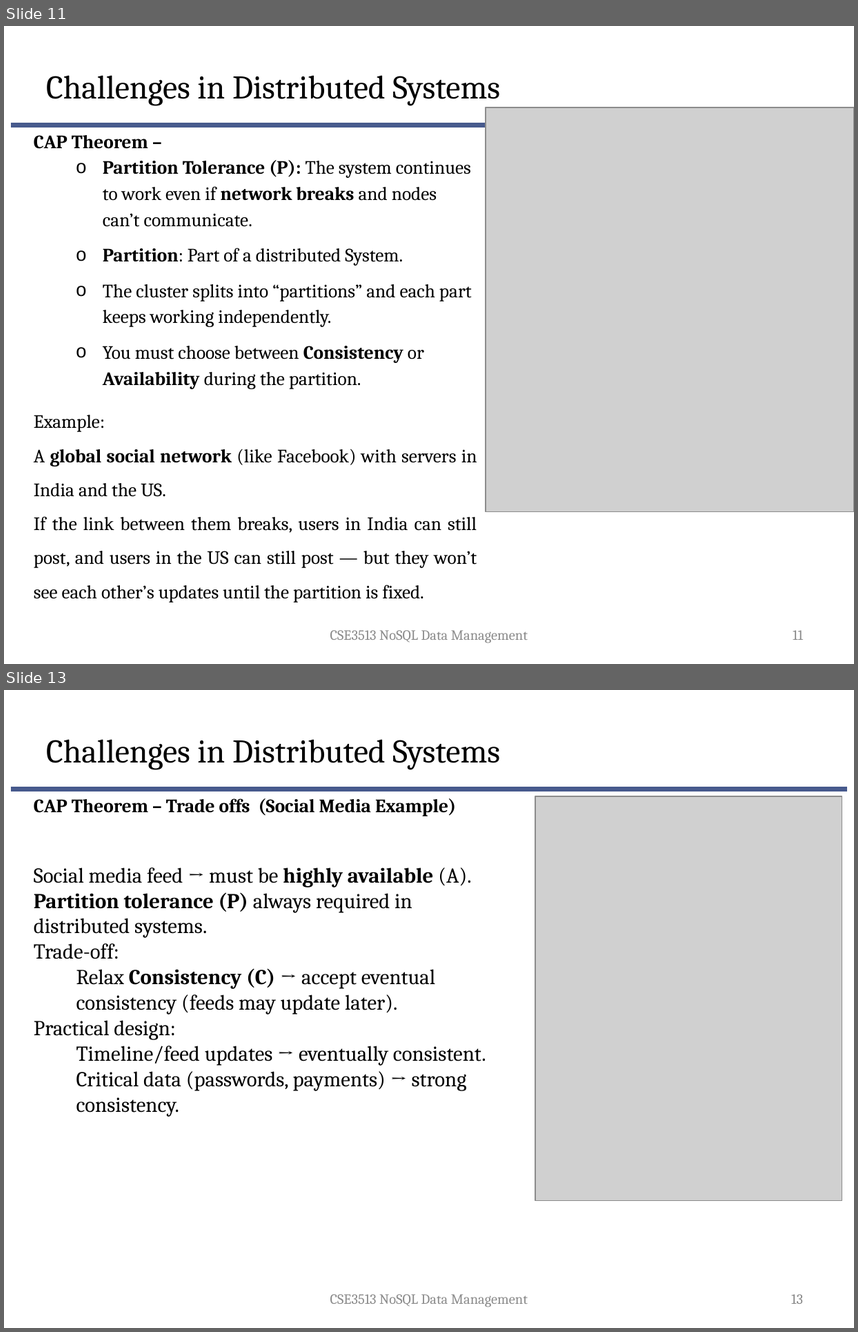
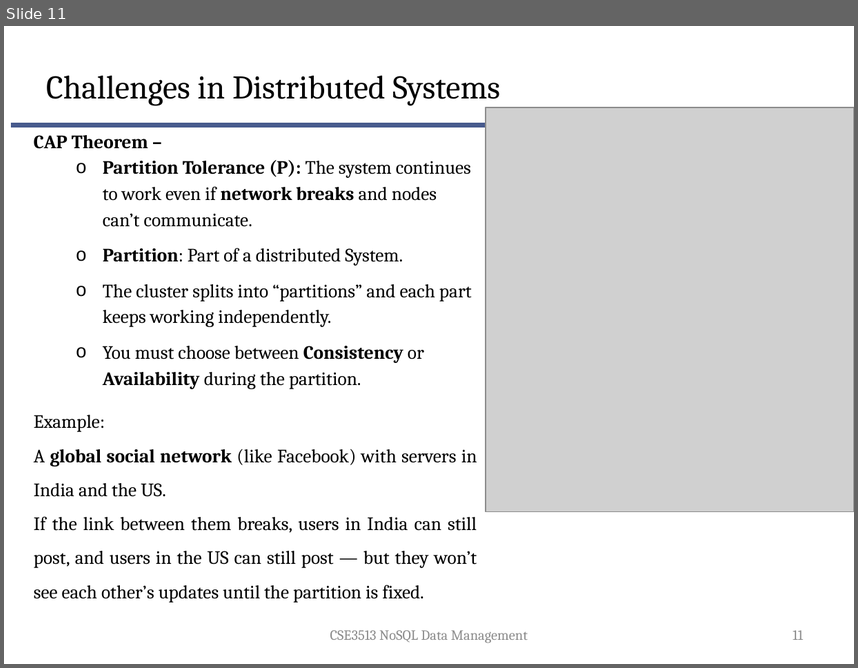
Before and after one commit to suniljeevan/NOSQL-2025, a slide deck: THEORY COURSE MATERIALS/Module 2.pptx. Shown one above the other, each under a label of ours: slides 11 and 13 before the commit, slide 11 after it; the slides between them are not shown. The pictures are 858x1332 and 858x668 pixels, drawn with LibreOffice and Linux fonts; fonts in the diff are those of the drawing; grey boxes stand for pictures; background and template pictures are left out. Boxes give left, top, right and bottom in pixels: in the first picture for what was removed or moved away, otherwise in the second. Text is boxed around its words. In the diff, an @@ line names an element or a change of style, - is before the commit and + after.

```diff
--- a/THEORY COURSE MATERIALS/Module 2.pptx
+++ b/THEORY COURSE MATERIALS/Module 2.pptx
@@ slide 13 removed at (4,690,854,1328), background #FFFFFF; not listed: 1 template element that a slide beside it also shows @@
@@ text removed at (46,739,500,769) @@
-Challenges in Distributed Systems
@@ text removed at (34,798,486,1116) @@
-CAP Theorem – Trade offs (Social Media Example)
-Social media feed → must be highly available (A).
-Partition tolerance (P) always required in distributed systems.
-Trade-off:
-  Relax Consistency (C) → accept eventual consistency (feeds may update later).
-Practical design:
-  Timeline/feed updates → eventually consistent.
-  Critical data (passwords, payments) → strong consistency.
@@ picture removed at (535,796,842,1200) @@
@@ text removed at (330,1294,528,1307) @@
-CSE3513 NoSQL Data Management
@@ page number removed at (791,1294,803,1303) @@
-13
```
Also in this commit, not shown: 4 slides changed, 1 slide added, 1 other slide removed, 3 other files.
